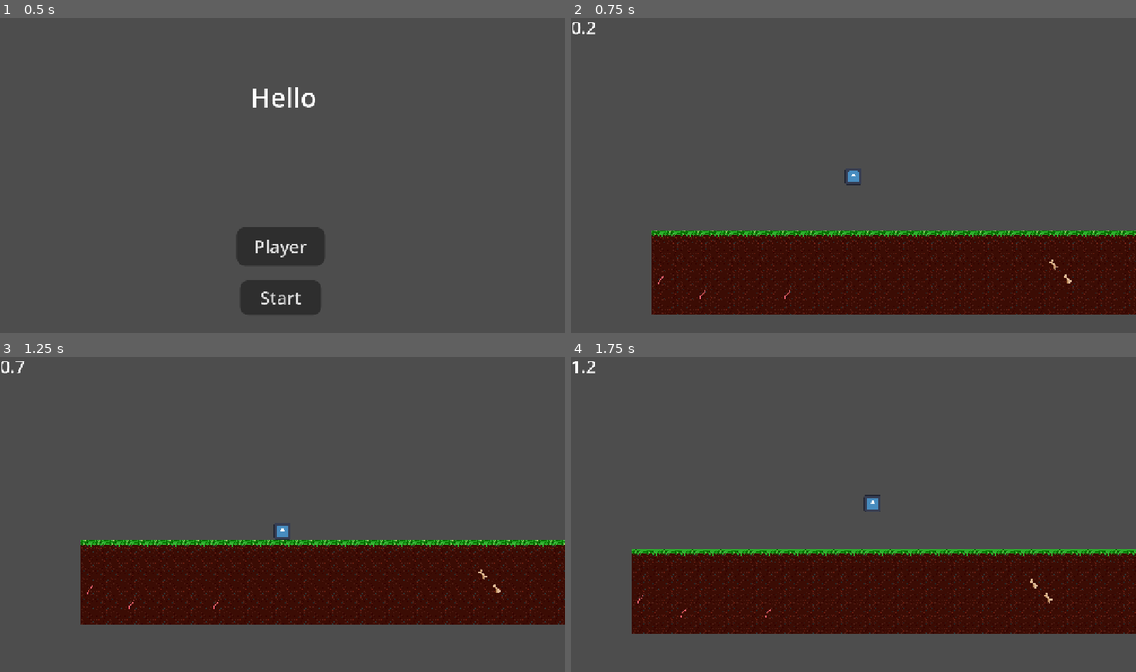
Above: before the commit, frames 1-4 (two rows, left to right).
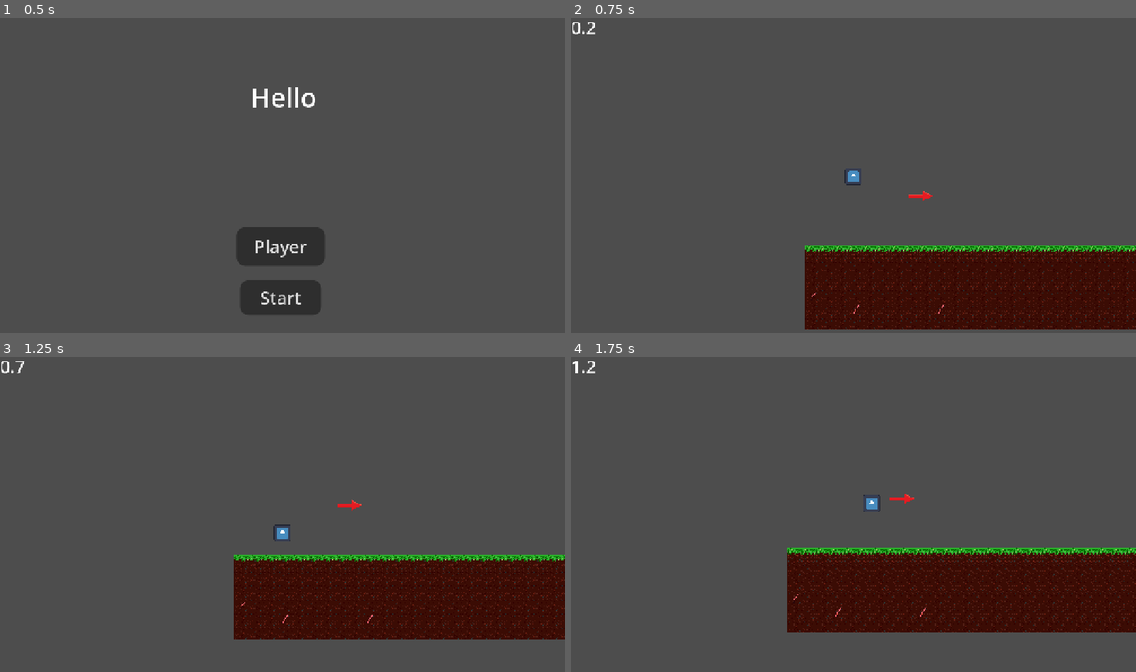
Above: after the commit, the same moments.

Repository: SebastianFiser/hc-haven-bounce-back
Game: Godot game, scene res://scenes/main.tscn
Same seed, same stepped clock (60 frames per second), same inputs: the game is played once before the commit and once after it. The engine's default icon, where the game draws it, is replaced by a stand-in: a white triangle on a blue panel in a dark square.
Inputs:
- Up to frame 1 (0.5 s): no input
- Up to frame 2 (0.75 s): click "Start" at 0.5 s
- Up to frame 3 (1.25 s): no input
- Up to frame 4 (1.75 s): hold D (move_right) from 1.28 s (still down); tap W (jump) at 1.52 s

Frame 1 is identical in both runs. In frame 2, 15% of the frame differs, in the area x 14-100%, y 54-99%; in frame 3, 15%, in the area x 14-100%, y 45-90%; in frame 4, 10%.

Commit message:
add lvl

Diff:
--- a/scenes/lvl1.tscn
+++ b/scenes/lvl1.tscn
@@ -3,6 +3,7 @@
 [ext_resource type="Texture2D" uid="uid://poqubw4xdlhc" path="res://assets/zem.png" id="1_xmh5c"]
 [ext_resource type="Script" uid="uid://wv16m0gpv6ih" path="res://scenes/tile_map_layer.gd" id="2_6j3wd"]
 [ext_resource type="PackedScene" uid="uid://y3uaehd0uls5" path="res://scenes/player.tscn" id="2_g83ud"]
+[ext_resource type="Texture2D" uid="uid://dp34n1oipf8fw" path="res://assets/Sipka pro fisera.png" id="2_hp87r"]
 [ext_resource type="PackedScene" uid="uid://b3iq8w4pttico" path="res://scenes/goal.tscn" id="3_6j3wd"]
 [ext_resource type="PackedScene" uid="uid://devo0170ab2m5" path="res://scenes/hud.tscn" id="4_hp87r"]
 
@@ -11,6 +12,7 @@
 0:0/next_alternative_id = 3
 0:0/0 = 0
 0:0/0/physics_layer_0/polygon_0/points = PackedVector2Array(-8, -8, 8, -8, 8, 8, -8, 8)
+0:0/0/custom_data_0 = true
 0:0/1 = 1
 0:0/1/physics_layer_0/polygon_0/points = PackedVector2Array(-8, -8, 8, -8, 8, 8, -8, 8)
 1:0/next_alternative_id = 3
@@ -37,18 +39,26 @@
 3:0/0 = 0
 3:0/0/physics_layer_0/polygon_0/points = PackedVector2Array(-8, -8, 8, -8, 8, 8, -8, 8)
 
+[sub_resource type="TileSetAtlasSource" id="TileSetAtlasSource_u7exc"]
+texture = ExtResource("2_hp87r")
+0:0/0 = 0
+0:1/0 = 0
+
 [sub_resource type="TileSet" id="TileSet_sx1j4"]
 uv_clipping = true
 physics_layer_0/collision_layer = 1
 physics_layer_1/collision_layer = 1
+custom_data_layer_0/name = "grows_dirt"
+custom_data_layer_0/type = 1
 sources/0 = SubResource("TileSetAtlasSource_mvjca")
+sources/1 = SubResource("TileSetAtlasSource_u7exc")
 
 [node name="Node2D" type="Node2D" unique_id=1964242223]
 scale = Vector2(2, 2)
 
 [node name="TileMapLayer" type="TileMapLayer" parent="." unique_id=623865676]
 scale = Vector2(2, 2)
-tile_map_data = PackedByteArray("AAALAAgAAAAAAAAAAAAMAAgAAAA …(832 unchanged characters)… AAAAAAAAwAAgAAAAAAAAAAAAxAAgAAAAAAAAAAAA=")
+tile_map_data = PackedByteArray("AAALAAgAAAAAAAAAAAAMAAgAAAA …(832 unchanged characters)… AAAAAAAAwAAgAAAAAAAAAAAAxAAgAAAAAAAAAAAACAAQAAQAAAAAAAFABAAQAAQAAAAEAAFAWAAQAAQAAAAAAAFAVAAQAAQAAAAEAAFAlAAMAAQAAAAEAADAlAAQAAQAAAAAAADA=")
 tile_set = SubResource("TileSet_sx1j4")
 rendering_quadrant_size = 32
 physics_quadrant_size = 32
@@ -56,7 +66,7 @@
 fill_depth = 5
 
 [node name="CharacterBody2D" parent="." unique_id=249291869 instance=ExtResource("2_g83ud")]
-position = Vector2(265, 127)
+position = Vector2(-82.5, 92.5)
 scale = Vector2(0.3, 0.3)
 
 [node name="Goal" parent="." unique_id=286393484 instance=ExtResource("3_6j3wd")]
--- a/scenes/tile_map_layer.gd
+++ b/scenes/tile_map_layer.gd
@@ -22,7 +22,8 @@
 
 func fill_dirt() -> void:
 	for cell: Vector2i in get_used_cells():
-		if get_cell_atlas_coords(cell) != grass_tile:
+		var data: TileData = get_cell_tile_data(cell)
+		if data == null or not data.get_custom_data("grows_dirt"):
 			continue
 
 		for step in range(1, fill_depth + 1):
Binary file added: assets/Sipka pro fisera.png
Not shown, added: assets/Sipka pro fisera.png.import
